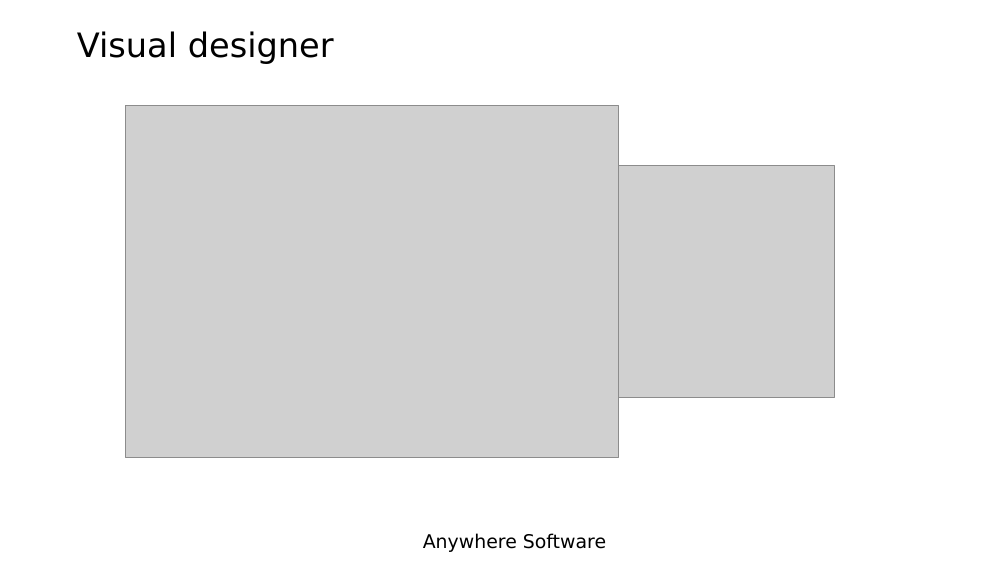
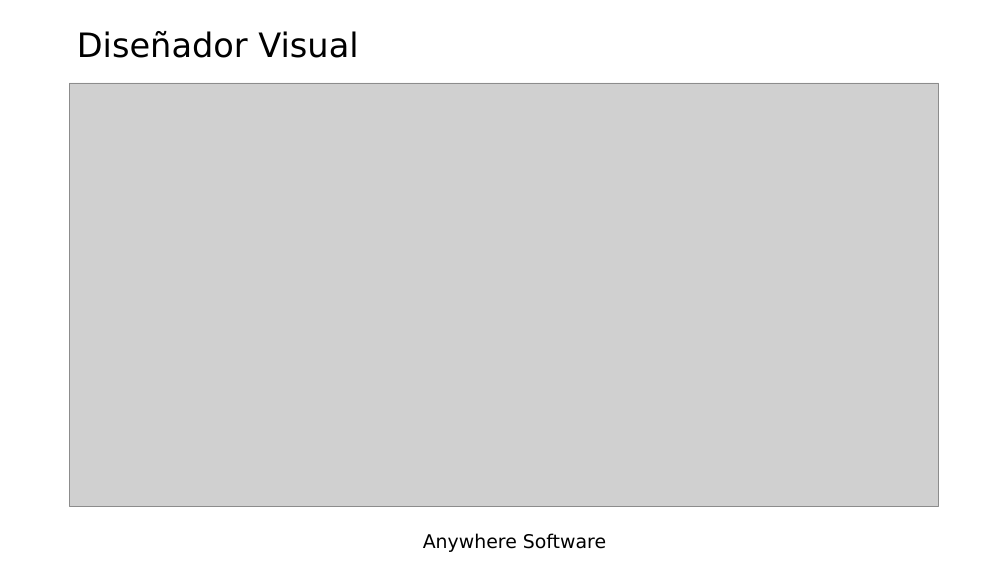
Before and after one commit to Lamashino/Teaching-B4J, a slide deck: slide 5 of Tema 5 - Diseñador/Tema 5 - Diseñador.pptx. Drawn at 1008x567 pixels with LibreOffice and Linux fonts; fonts in the diff are those of the drawing; grey boxes stand for pictures; background and template pictures are left out. Boxes give left, top, right and bottom in pixels: in the first picture for what was removed or moved away, otherwise in the second. Text is boxed around its words. In the diff, an @@ line names an element or a change of style, - is before the commit and + after.

```diff
--- a/Tema 5 - Diseñador/Tema 5 - Diseñador.pptx
+++ b/Tema 5 - Diseñador/Tema 5 - Diseñador.pptx
@@ title at (77,31,358,58): text changed @@
-Visual designer
+Diseñador Visual
@@ picture added at (70,83,939,507) @@
@@ picture removed at (126,106,619,457) @@
@@ picture removed at (619,166,835,398) @@
```
Also in this commit, not shown: 9 other slides changed, 10 slides added, 10 slides removed, 2 other files.
